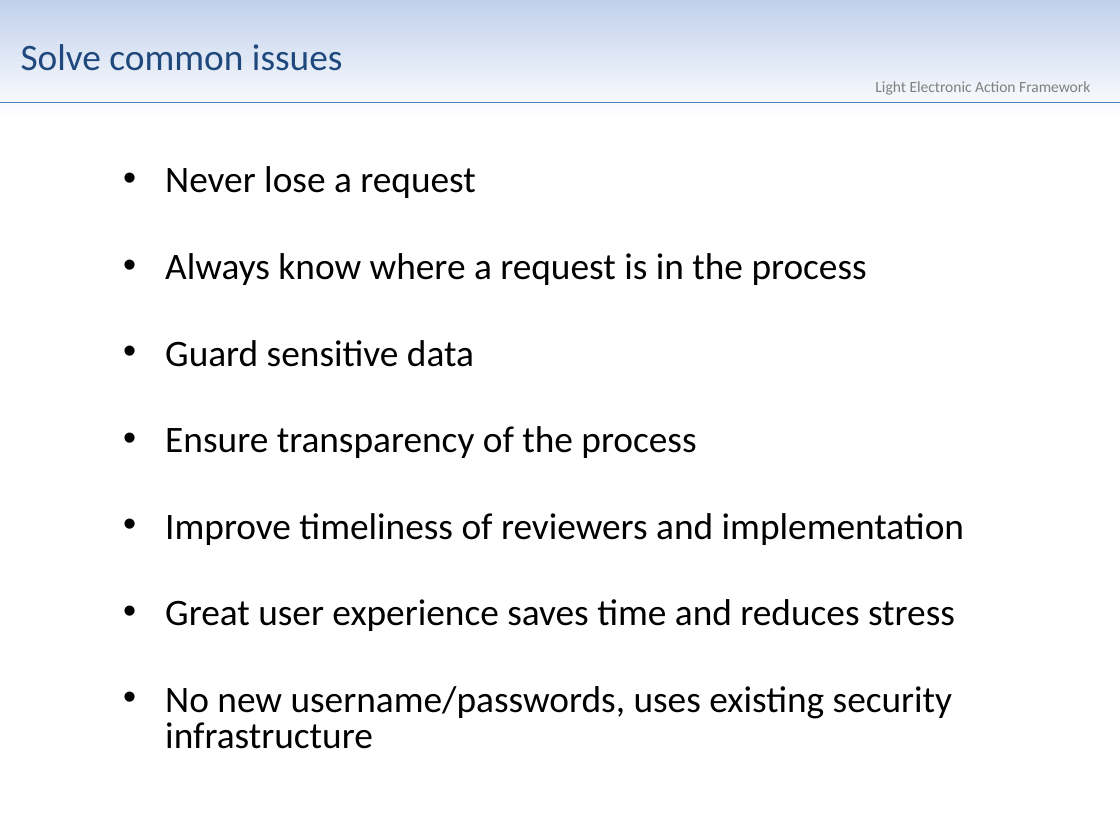
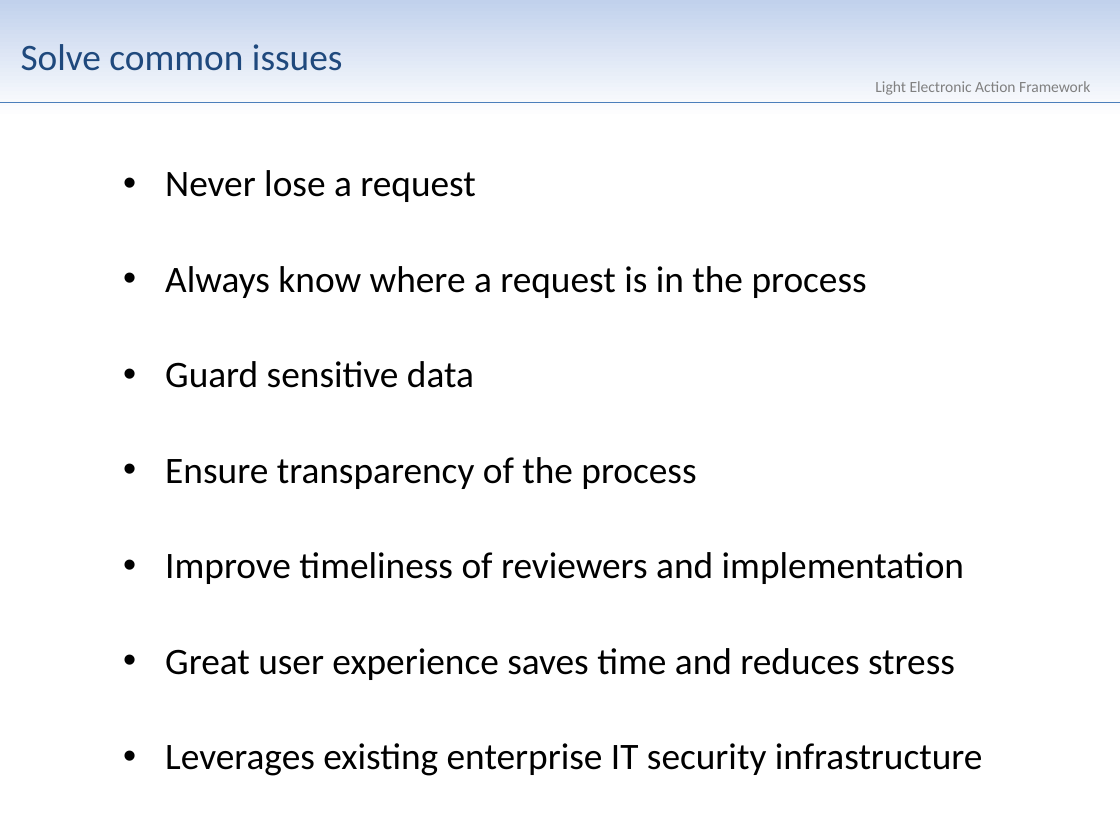
Before and after one commit to department-of-veterans-affairs/LEAF, a slide deck: slide 3 of Documentation/LEAF_Product_Overview.pptx. Drawn at 1120x840 pixels with LibreOffice and Linux fonts; fonts in the diff are those of the drawing; background and template pictures are left out. Boxes give left, top, right and bottom in pixels: in the first picture for what was removed or moved away, otherwise in the second. Text is boxed around its words. In the diff, an @@ line names an element or a change of style, - is before the commit and + after.

```diff
--- a/Documentation/LEAF_Product_Overview.pptx
+++ b/Documentation/LEAF_Product_Overview.pptx
@@ text at (165, 170, 964, 680): line spacing 0.8 to 0.9 @@
@@ text at (165, 743, 983, 776): text changed @@
-• No new username/passwords, uses existing security infrastructure
+• Leverages existing enterprise IT security infrastructure
```
Also in this commit, not shown: 4 other slides changed, 3 slides added, 1 slide removed.
